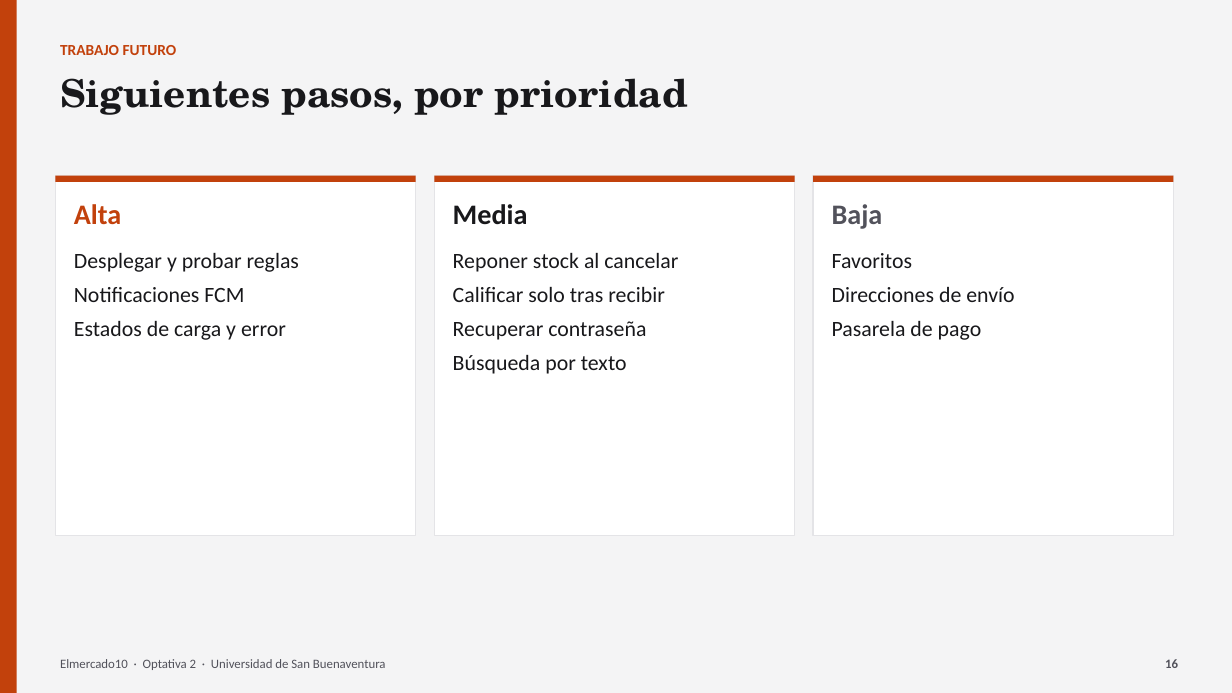
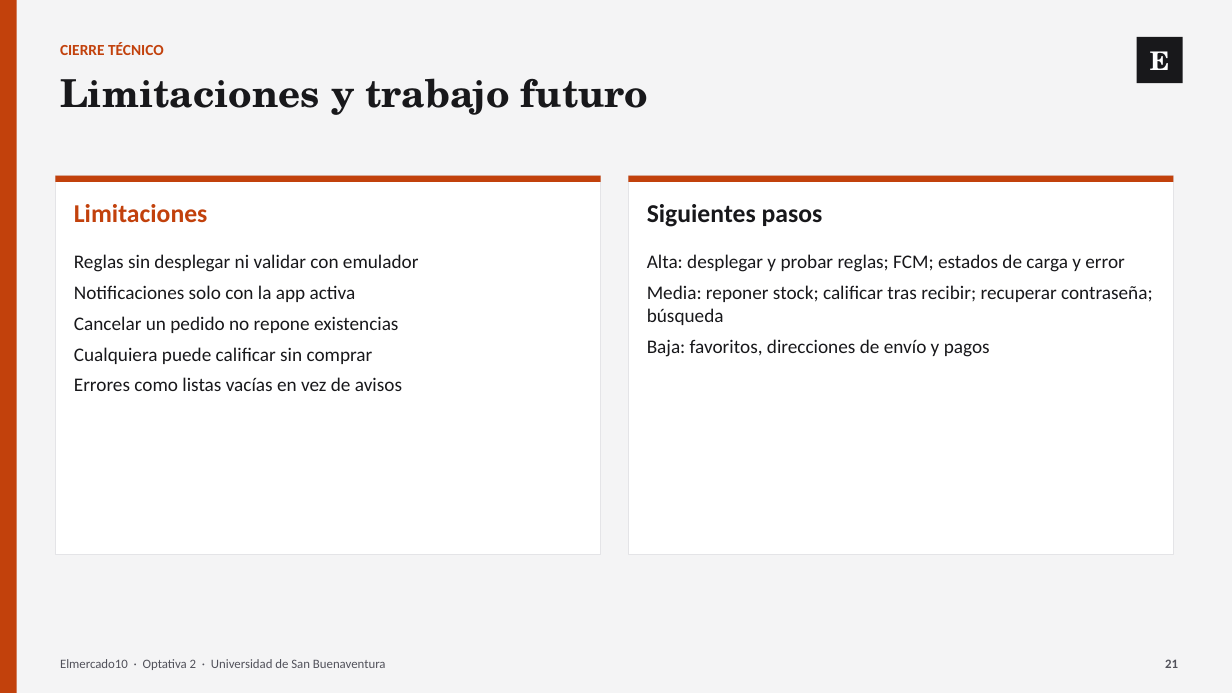
Before and after one commit to JuanXD2201/Elmercado10, a slide deck: slide 21 of DOCUMENTACION_ELMERCADO10/08_PRESENTACION/Presentacion_Elmercado10.pptx (slide 16 before the commit). Drawn at 1232x693 pixels with LibreOffice and Linux fonts; fonts in the diff are those of the drawing. Boxes give left, top, right and bottom in pixels: in the first picture for what was removed or moved away, otherwise in the second. Text is boxed around its words. In the diff, an @@ line names an element or a change of style, - is before the commit and + after.

```diff
--- a/DOCUMENTACION_ELMERCADO10/08_PRESENTACION/Presentacion_Elmercado10.pptx
+++ b/DOCUMENTACION_ELMERCADO10/08_PRESENTACION/Presentacion_Elmercado10.pptx
@@ text added at (x1=60, y1=42, x2=164, y2=55), 12 pt, text #C2410C, bold @@
+CIERRE TÉCNICO
@@ rectangle added at (x1=1137, y1=37, x2=1183, y2=83), fill #18181B, 20 pt, text #FFFFFF, bold @@
+E
@@ text at (x1=60, y1=78, x2=649, y2=115): text changed; size 12 to 30 pt; font Calibri to TeX Gyre Schola; text colour #C2410C to #18181B @@
-TRABAJO FUTURO
+Limitaciones y trabajo futuro
@@ rectangle resized from (x1=55, y1=176, x2=416, y2=536) to (x1=55, y1=176, x2=601, y2=555) @@
@@ rectangle resized from (x1=55, y1=176, x2=416, y2=182) to (x1=55, y1=176, x2=601, y2=182) @@
@@ rectangle removed at (x1=434, y1=176, x2=795, y2=536) @@
@@ rectangle removed at (x1=434, y1=176, x2=795, y2=182) @@
@@ rectangle resized from (x1=813, y1=176, x2=1174, y2=536) to (x1=628, y1=176, x2=1174, y2=555) @@
@@ rectangle resized from (x1=813, y1=176, x2=1174, y2=182) to (x1=628, y1=176, x2=1174, y2=182) @@
@@ text removed at (x1=74, y1=204, x2=121, y2=225) @@
-Alta
@@ text added at (x1=74, y1=204, x2=208, y2=223), 20 pt, text #C2410C, bold @@
+Limitaciones
@@ text removed at (x1=453, y1=204, x2=528, y2=225) @@
-Media
@@ text at (x1=647, y1=204, x2=823, y2=227): text changed; size 30 to 20 pt; font TeX Gyre Schola to Calibri @@
-Siguientes pasos, por prioridad
+Siguientes pasos
@@ text removed at (x1=832, y1=204, x2=883, y2=229) @@
-Baja
@@ text removed at (x1=74, y1=253, x2=299, y2=340) @@
-Desplegar y probar reglas
-Notificaciones FCM
-Estados de carga y error
@@ text added at (x1=74, y1=254, x2=419, y2=391), 15 pt, text #18181B @@
+Reglas sin desplegar ni validar con emulador
+Notificaciones solo con la app activa
+Cancelar un pedido no repone existencias
+Cualquiera puede calificar sin comprar
+Errores como listas vacías en vez de avisos
@@ text removed at (x1=453, y1=253, x2=678, y2=374) @@
-Reponer stock al cancelar
-Calificar solo tras recibir
-Recuperar contraseña
-Búsqueda por texto
@@ text added at (x1=647, y1=254, x2=1153, y2=357), 15 pt, text #18181B @@
+Alta: desplegar y probar reglas; FCM; estados de carga y error
+Media: reponer stock; calificar tras recibir; recuperar contraseña; búsqueda
+Baja: favoritos, direcciones de envío y pagos
@@ text removed at (x1=832, y1=253, x2=1014, y2=340) @@
-Favoritos
-Direcciones de envío
-Pasarela de pago
@@ text at (x1=1165, y1=659, x2=1178, y2=668): text changed @@
-16
+21
```
Also in this commit, not shown: 14 other slides changed, 8 slides added, 3 slides removed, 41 other files.
